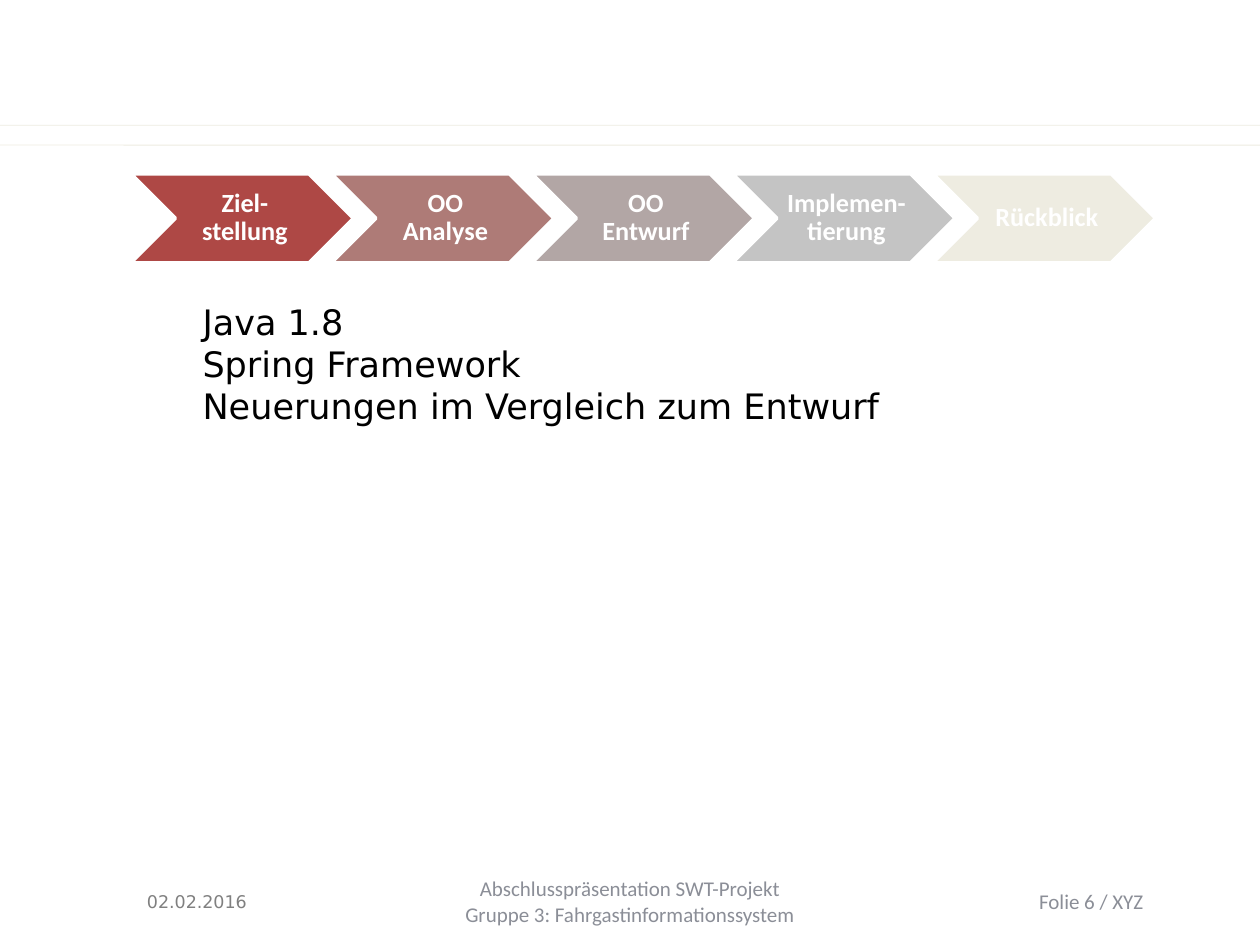
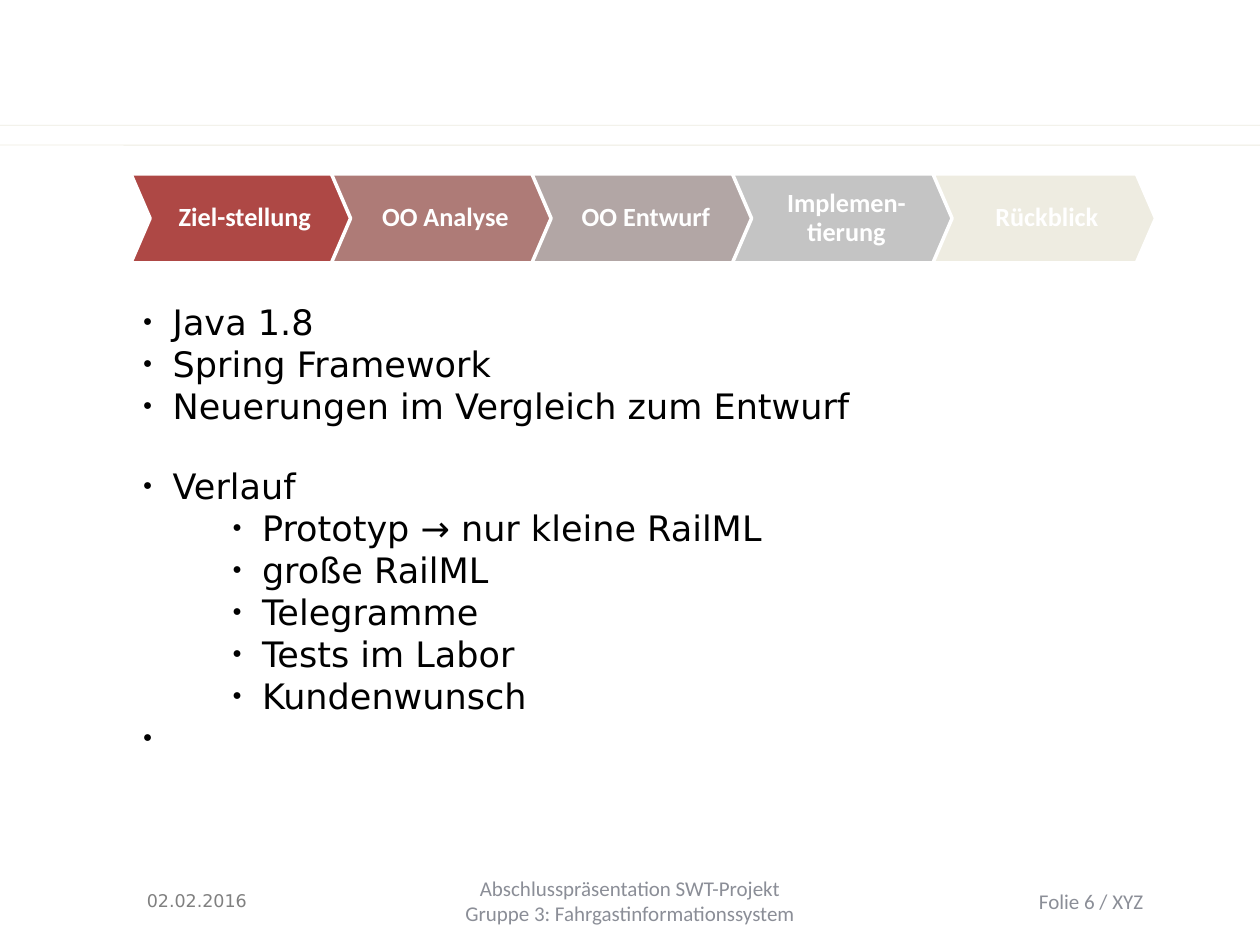
Before and after one commit to Juu98/fahrgastinformationssystem, a slide deck: slide 6 of organisation/Endpräsentation/entwurf_impl.pptx. Drawn at 1260x945 pixels with LibreOffice and Linux fonts; fonts in the diff are those of the drawing; background and template pictures are left out. Boxes give left, top, right and bottom in pixels: in the first picture for what was removed or moved away, otherwise in the second. Text is boxed around its words. In the diff, an @@ line names an element or a change of style, - is before the commit and + after.

Commit message:
updated Folien

```diff
--- a/organisation/Endpräsentation/entwurf_impl.pptx
+++ b/organisation/Endpräsentation/entwurf_impl.pptx
@@ proportions changed in 5 elements at [131, 174, 354, 263], [331, 174, 554, 263], [532, 174, 755, 263], [732, 174, 955, 263], [932, 174, 1155, 263] @@
@@ text at [173, 309, 850, 427]: indent changed @@
@@ text at [173, 472, 761, 710]: paragraphs added @@
+● Verlauf
+      ● Prototyp → nur kleine RailML
+      ● große RailML
+      ● Telegramme
+      ● Tests im Labor
+      ● Kundenwunsch
```
Also in this commit, not shown: 8 other slides changed, 2 slides added.
